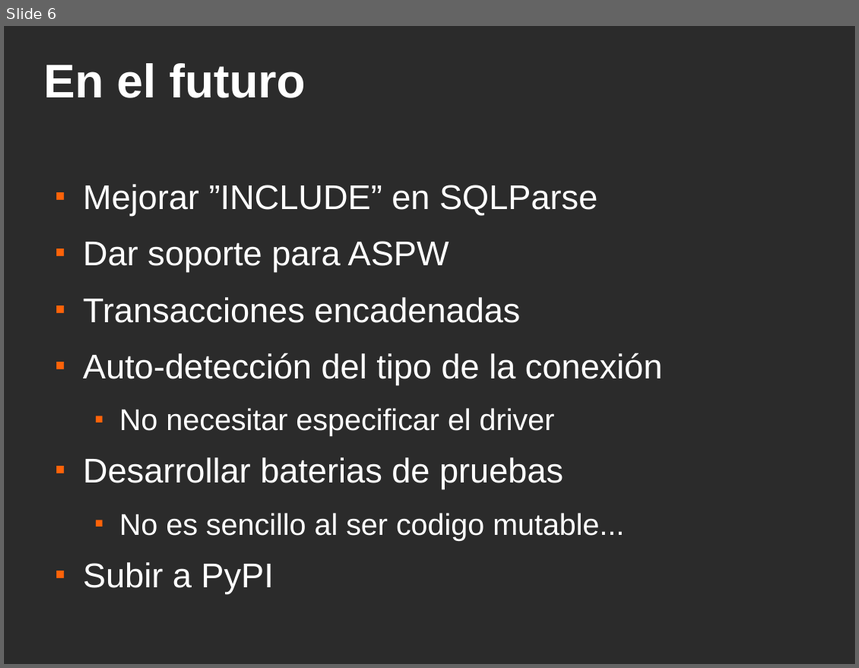
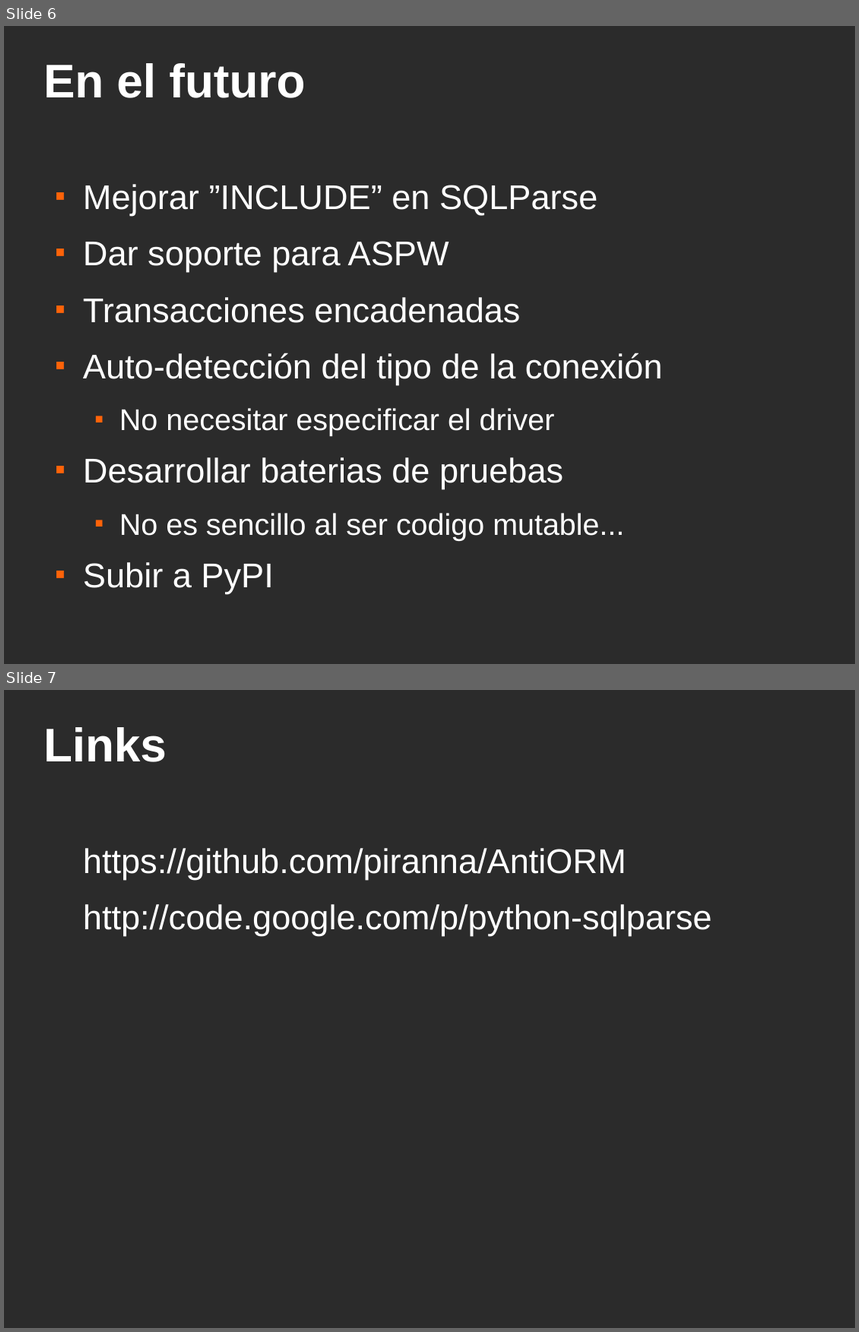
Before and after one commit to piranna/AntiORM, a slide deck: AntiORM.odp. Shown one above the other, each under a label of ours: slide 6 before the commit, slides 6 and 7 after it. The pictures are 859x668 and 859x1332 pixels, drawn with LibreOffice and Linux fonts; fonts in the diff are those of the drawing; background and template pictures are left out; a plain dark background stands for a picture behind light text. Boxes give left, top, right and bottom in pixels: in the first picture for what was removed or moved away, otherwise in the second. Text is boxed around its words. In the diff, an @@ line names an element or a change of style, - is before the commit and + after.

Commit message:
Added links to presentation

```diff
--- a/AntiORM.odp
+++ b/AntiORM.odp
@@ slide 7 added at box(4, 690, 855, 1328), background picture (left out) @@
@@ title added at box(44, 727, 167, 762), 44 pt, text #FFFFFF, bold @@
+Links
@@ text added at box(83, 848, 712, 936), 32 pt, text #FFFFFF @@
+https://github.com/piranna/AntiORM
+http://code.google.com/p/python-sqlparse
```
